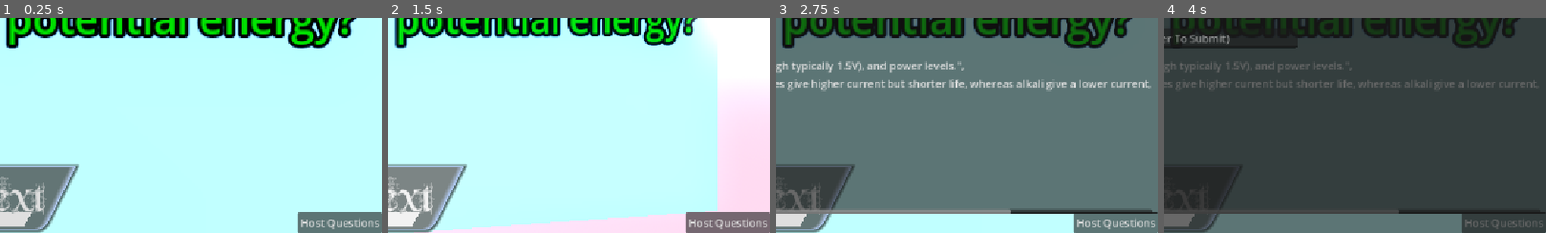
Above: before the commit, frames 1-4 (left to right).
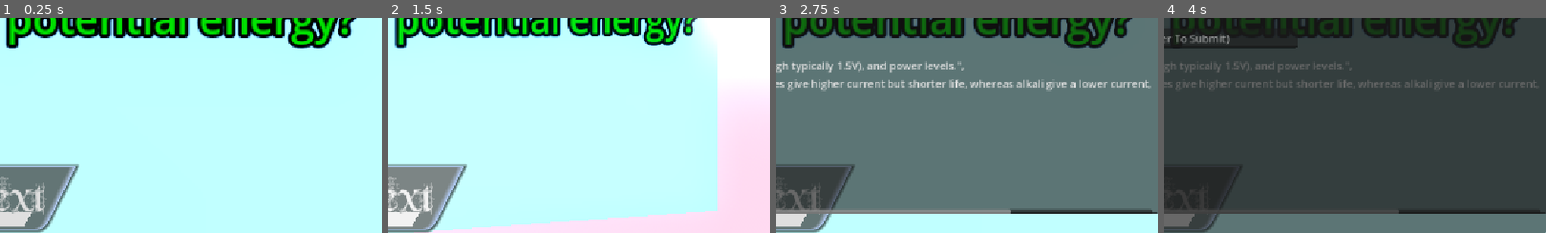
Above: after the commit, the same moments.

Repository: FreeformWave544/Revision
Game: Godot game, scene res://UI/main.tscn
Same seed, same stepped clock (60 frames per second), same inputs: the game is played once before the commit and once after it. Sound files missing from this copy of the repository are replaced by a short silence.
Inputs:
- Up to frame 1 (0.25 s): no input
- Up to frame 2 (1.5 s): click "Next" at 0.5 s; click "Next" at 1.25 s
- Up to frame 3 (2.75 s): click "Edit Questions (Needs .JSON k…" at 2 s
- Up to frame 4 (4 s): click "Add/remove Questions" at 2.75 s; click "Add" at 3.5 s
The pictures show only the part of the screen within x 50-100%, y 50-100%; the shares and areas given below are measured in that part.

The runs differ from the first frame. In frame 1, 2.2% of the frame differs, in the area x 77-100%, y 90-100%; in frame 2, 2.2%; in frame 3, 2.0%; in frame 4, 1.9%.

Commit message:
Weighted Questions

Diff:
--- a/LAN/LanBroadcaster.gd
+++ b/LAN/LanBroadcaster.gd
@@ -11,7 +11,6 @@
 
 func _ready():
 	udp.set_broadcast_enabled(true)
-	udp.listen(0)
 
 func _process(delta):
 	timer += delta
--- a/UI/main.gd
+++ b/UI/main.gd
@@ -16,14 +16,13 @@
 	"How do you store potential energy?": "Springs, balloons, elastic bands.",
 	"What are the main differences between pneumatics and hydraulics?": "Pneumatics use gas for a fast (yet lower) force, whereas hydraulics use liquids for a smoother, higher force.",
 	"What is the most common liquid used in hydraulics?": "Oil.",
-	"What is an actuator?": "An actuator is a component of a machine that is responsible for moving or controlling a mechanism or system."
-}
+	"What is an actuator?": "An actuator is a component of a machine that is responsible for moving or controlling a mechanism or system."}
 
 var word := ""
 var definition := ""
 const STORAGE_KEY := "questions_data"
 var is_host := false
-
+var occurrences := {}
 func _is_web() -> bool: return OS.get_name() == "Web"
 
 func _ready() -> void:
@@ -41,18 +40,42 @@
 	_save_questions_to_browser()
 	$ClickSFX.play()
 	if side:
-		word = questions.keys().pick_random()
+		word = random_card(weightedQ())
+		if word in occurrences: occurrences[word] += 1
+		else: occurrences[word] = 1
 		$AnimationPlayer.play("Spin")
 	else:
 		definition = questions[word]
 		$AnimationPlayer.play_backwards("Spin")
 	side = !side
 
+func weightedQ() -> Dictionary:
+	var weighted := {}
+	for question in questions.keys():
+		var count = occurrences.get(question, 0)
+		weighted[question] = max(0.1, 1.0 / pow(count + 1, 2))
+	return weighted
+
 func _set_word() -> void: $Panel/Word.text = word
 
 func _set_definition() -> void: $Panel/Word.text = definition
 
 func _on_spin_sfx_finished() -> void: $SpinSFX.pitch_scale = randf_range(0.5, 1.5)
+
+func random_card(weighted_items: Dictionary) -> Variant:
+	var total := 0.0
+	for w in weighted_items.values():
+		total += w
+
+	var roll := randf() * total
+	var cumulative := 0.0
+
+	for key in weighted_items.keys():
+		cumulative += weighted_items[key]
+		if roll < cumulative:
+			return key
+
+	return weighted_items.keys().back()
 
 func _on_bg_music_finished() -> void:
 	$BGMusic.stream = bgMusic.pick_random()
--- a/UI/main.tscn
+++ b/UI/main.tscn
@@ -1,9 +1,8 @@
-[gd_scene load_steps=26 format=3 uid="uid://q4fwfaiyq0ly"]
+[gd_scene load_steps=25 format=3 uid="uid://q4fwfaiyq0ly"]
 
 [ext_resource type="Script" uid="uid://iwluqq1nhh1l" path="res://UI/main.gd" id="1_vnck2"]
 [ext_resource type="AudioStream" uid="uid://c57orqxi362na" path="res://drum-trailer-intro-263643.mp3" id="2_a2b50"]
 [ext_resource type="AudioStream" uid="uid://teaeb5w5bwc5" path="res://CONTENT ID - intense-trailer-cinematic-142691.mp3" id="3_deq60"]
-[ext_resource type="AudioStream" uid="uid://jrfxh5awdl7u" path="res://fire swish.wav" id="3_dyfb5"]
 [ext_resource type="AudioStream" uid="uid://dixvy42m01p23" path="res://computer-mouse-click.mp3" id="3_uw6j2"]
 [ext_resource type="AudioStream" uid="uid://dmuocidc130k3" path="res://CONTENT ID - suspense-tension-background-music-323181.mp3" id="4_7w1xu"]
 [ext_resource type="AudioStream" uid="uid://bvon7hmeeu8ob" path="res://sam-backraund-music-5-244020.mp3" id="5_ih1d4"]
@@ -106,18 +105,6 @@
 "transitions": PackedFloat32Array(1),
 "update": 0,
 "values": [Vector3(1.5707964, 0, 0)]
-}
-tracks/1/type = "value"
-tracks/1/imported = false
-tracks/1/enabled = true
-tracks/1/path = NodePath("SpinSFX:playing")
-tracks/1/interp = 1
-tracks/1/loop_wrap = true
-tracks/1/keys = {
-"times": PackedFloat32Array(0),
-"transitions": PackedFloat32Array(1),
-"update": 1,
-"values": [false]
 }
 
 [sub_resource type="Animation" id="Animation_vnck2"]
@@ -152,18 +139,6 @@
 "method": &"_set_definition"
 }]
 }
-tracks/2/type = "value"
-tracks/2/imported = false
-tracks/2/enabled = true
-tracks/2/path = NodePath("SpinSFX:playing")
-tracks/2/interp = 1
-tracks/2/loop_wrap = true
-tracks/2/keys = {
-"times": PackedFloat32Array(0.5),
-"transitions": PackedFloat32Array(1),
-"update": 1,
-"values": [true]
-}
 
 [sub_resource type="AnimationLibrary" id="AnimationLibrary_emhnf"]
 _data = {
@@ -289,6 +264,7 @@
 grow_vertical = 2
 
 [node name="Host" type="Button" parent="ClickStuff"]
+visible = false
 layout_mode = 1
 anchors_preset = 3
 anchor_left = 1.0
@@ -309,9 +285,6 @@
 [node name="BGMusic" type="AudioStreamPlayer" parent="."]
 stream = ExtResource("3_deq60")
 volume_db = -30.0
-
-[node name="SpinSFX" type="AudioStreamPlayer" parent="."]
-stream = ExtResource("3_dyfb5")
 
 [node name="ClickSFX" type="AudioStreamPlayer" parent="."]
 stream = ExtResource("3_uw6j2")
@@ -454,7 +427,6 @@
 [connection signal="pressed" from="ClickStuff/AddRemove" to="." method="_on_add_remove_pressed"]
 [connection signal="pressed" from="ClickStuff/Host" to="." method="_on_host_pressed"]
 [connection signal="finished" from="BGMusic" to="." method="_on_bg_music_finished"]
-[connection signal="finished" from="SpinSFX" to="." method="_on_spin_sfx_finished"]
 [connection signal="pressed" from="AddRem/Add" to="AddRem" method="_on_add_pressed"]
 [connection signal="pressed" from="AddRem/Remove" to="AddRem" method="_on_remove_pressed"]
 [connection signal="pressed" from="AddRem/RemQ/RemoveQ" to="AddRem" method="_on_remove_q_pressed"]
